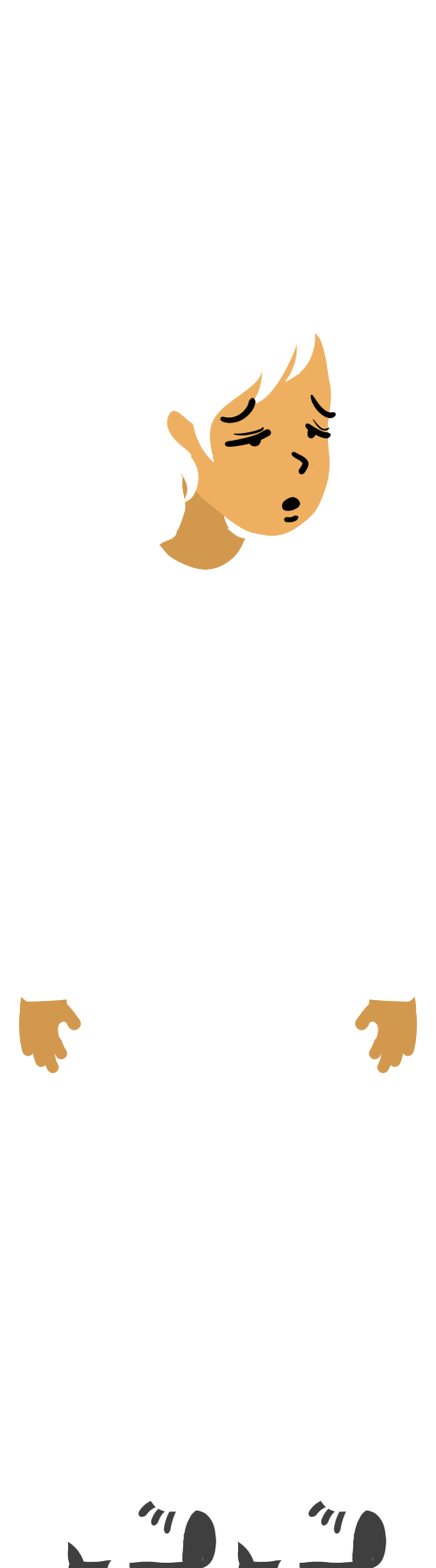
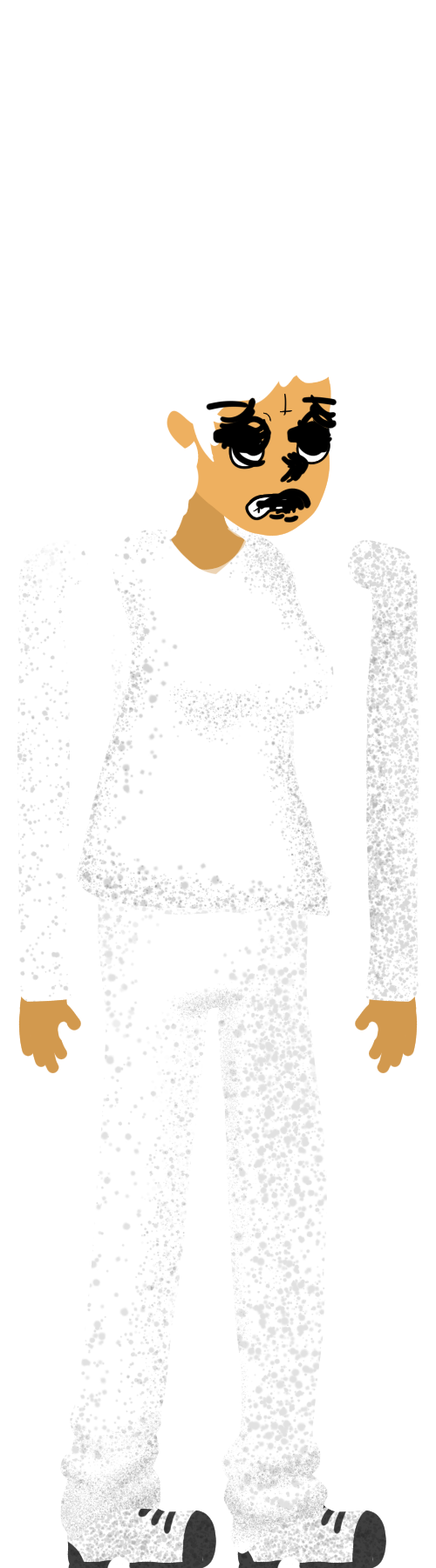
Layers edited between the first and the second w=436, h=1568 image:
added layer "arm front" above "hand front" over [left=17, top=540, right=112, bottom=1004]
added layer "hand front" above "faces" over [left=19, top=947, right=112, bottom=1113]
painted on "inconsciente" over [left=167, top=390, right=391, bottom=558]
showed "somnoliento", painted on it over [left=167, top=390, right=391, bottom=558]
showed "alerta", painted on it over [left=17, top=332, right=420, bottom=1568]
showed "confundido" over [left=223, top=390, right=335, bottom=558]
showed "euforico" over [left=223, top=390, right=335, bottom=558]
painted on "hair2" over [left=18, top=332, right=391, bottom=614]
showed "hair1", painted on it over [left=17, top=332, right=420, bottom=1568]
removed layer "arms" over [left=17, top=446, right=420, bottom=1116]
removed layer "hands" over [left=19, top=947, right=419, bottom=1116]
moved "head" above "female body", painted on it over [left=17, top=332, right=420, bottom=1568]
added layer "female body" above "body" over [left=17, top=446, right=391, bottom=1060]
"body": opacity 100% → 57%, painted on it over [left=17, top=332, right=420, bottom=1568]
moved "pants" above "shoes", painted on it over [left=17, top=332, right=420, bottom=1568]
painted on "shoes" over [left=17, top=332, right=420, bottom=1568]
painted on "neck" over [left=17, top=332, right=420, bottom=1568]
added layer "arm back" above "hand back" over [left=347, top=540, right=420, bottom=1002]
added layer "hand back" over [left=364, top=947, right=419, bottom=1002]
